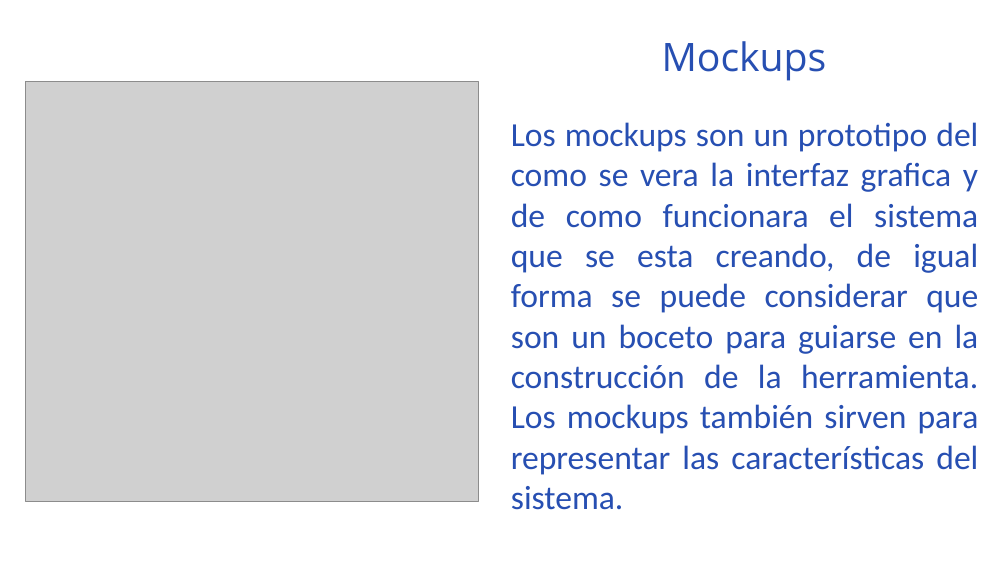
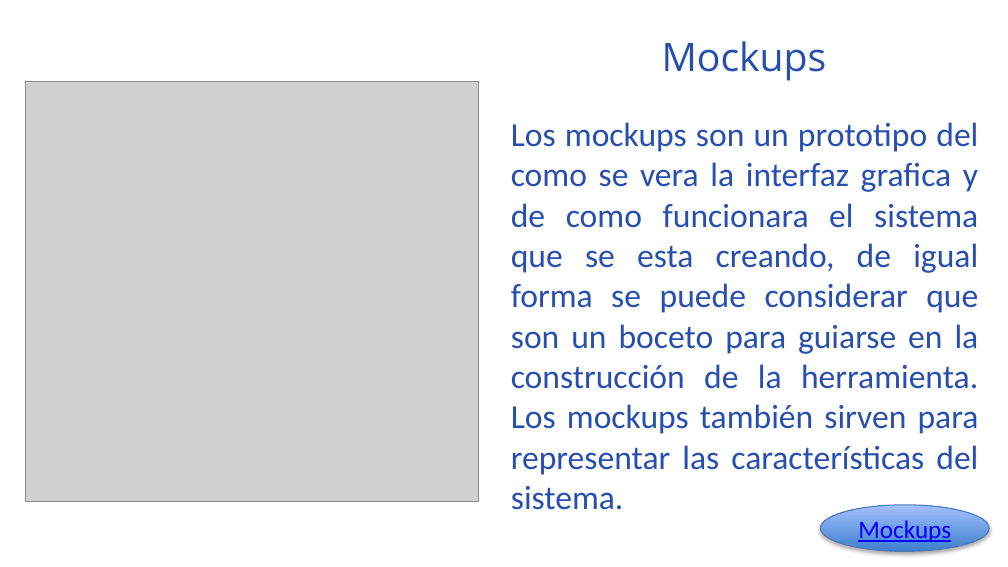
Before and after one commit to jackas779/proyecto, a slide deck: slide 6 of prestacion-proyecto.pptx. Drawn at 1008x567 pixels with LibreOffice and Linux fonts; fonts in the diff are those of the drawing; grey boxes stand for pictures; background and template pictures are left out. Boxes give left, top, right and bottom in pixels: in the first picture for what was removed or moved away, otherwise in the second. Text is boxed around its words. In the diff, an @@ line names an element or a change of style, - is before the commit and + after.

```diff
--- a/prestacion-proyecto.pptx
+++ b/prestacion-proyecto.pptx
@@ ellipse added at <box>821,505,989,551</box>, fill gradient #3F80CE to #A4C4FF, outline #4B7EBC 0.75 pt, 18 pt, text #0000FF, underline @@
+Mockups
```
Also in this commit, not shown: 4 other slides changed, 1 slide added, 3 other files.
